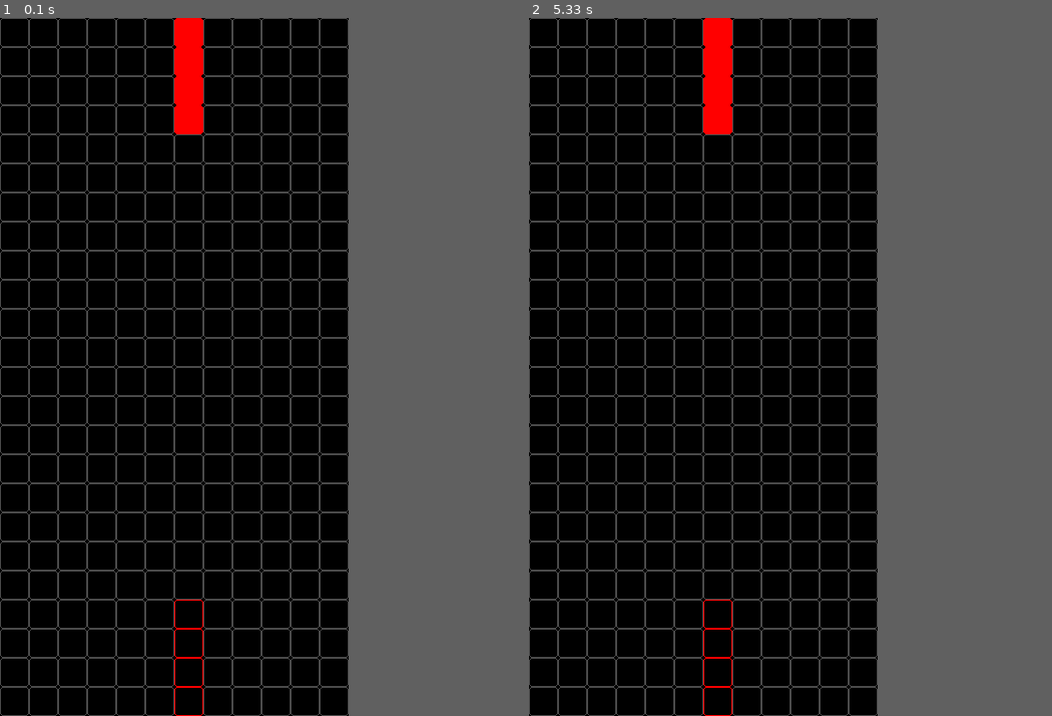
Above: before the commit, frames 1-2 (left to right).
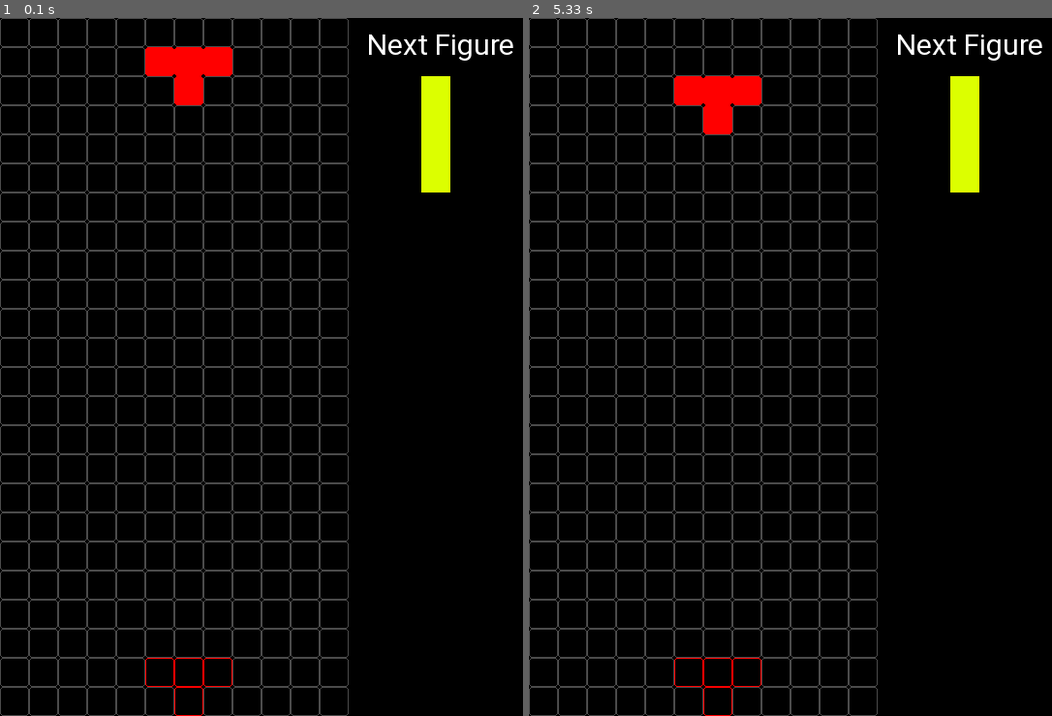
Above: after the commit, the same moments.

Repository: Jacobsen1/Tetris
Game: pygame game, started from main.py
Same seed, same stepped clock (60 frames per second), same inputs: the game is played once before the commit and once after it.
Inputs:
- Up to frame 1 (0.1 s): no input
- Up to frame 2 (5.33 s): tap Enter at 0.33 s
The window is 360x720 before the commit and 540x720 after it. Grey fills any space a smaller window leaves; there, only what the larger window draws over its background counts as a difference.

The runs differ from the first frame. In frame 1, 2.3% of the frame differs, in the area x 27-99%, y 0-96%; in frame 2, 2.3%.

Commit message:
Added section to show next figure and checking for lose

Diff:
--- a/Figures.py
+++ b/Figures.py
@@ -129,10 +129,12 @@
     def __init__(self) -> None:
         self.finished_figures = []
         self.current_letter = ''
+        self.next_letter = rnd.choice(list(figure_matrices.keys()))
         self.current_rot = 0
 
     def select_figure(self):
-        self.current_letter = rnd.choice(list(figure_matrices.keys()))
+        self.current_letter = self.next_letter
+        self.next_letter = rnd.choice(list(figure_matrices.keys()))
         self.current_rot = 0
         return 0, 5, figure_matrices[self.current_letter][self.current_rot]
 
@@ -143,3 +145,6 @@
 
     def get_next_fig_mat(self):
         return figure_matrices[self.current_letter][(self.current_rot + 1) % len(figure_matrices[self.current_letter])]
+
+    def get_next_fig(self):
+        return figure_matrices[self.next_letter][0]
--- a/game.py
+++ b/game.py
@@ -2,32 +2,33 @@
 import random as rnd
 from Fig import Fig
 import copy
+
 
 colors = [(255, 0, 0), (220, 255, 0), (0, 255, 50),
           (0, 0, 255), (0, 200, 255), (190, 0, 255)]
 
 
 class Game:
-    def __init__(self, BOARD_WIDTH, BOARD_HEIGHT, CELL_SIZE) -> None:
+    def __init__(self, settings) -> None:
         self.grid = []
         self.finished_figures = []
-        self.CELL_SIZE = CELL_SIZE
         self.color_ind = -1
         self.current_color = -1
+        self.settings = settings
 
-        for i in range(BOARD_HEIGHT):
+        for i in range(settings.BOARD_HEIGHT):
             grid_row = []
-            for j in range(BOARD_WIDTH + 1):
+            for j in range(settings.BOARD_WIDTH + 1):
                 grid_row.append(Fig((75, 75, 75), 1, 3))
             self.grid.append(grid_row)
-        for i in range(BOARD_WIDTH):
+        for i in range(settings.BOARD_WIDTH):
             self.finished_figures.append(
-                pg.Rect((BOARD_HEIGHT)*CELL_SIZE, i * CELL_SIZE, CELL_SIZE, CELL_SIZE))
-        for i in range(BOARD_HEIGHT):
+                pg.Rect((settings.BOARD_HEIGHT)*settings.CELL_SIZE, i * settings.CELL_SIZE, settings.CELL_SIZE, settings.CELL_SIZE))
+        for i in range(settings.BOARD_HEIGHT):
             self.finished_figures.append(
-                pg.Rect(i * CELL_SIZE, -CELL_SIZE, CELL_SIZE, CELL_SIZE))
+                pg.Rect(i * settings.CELL_SIZE, -settings.CELL_SIZE, settings.CELL_SIZE, settings.CELL_SIZE))
             self.finished_figures.append(
-                pg.Rect(i * CELL_SIZE, (BOARD_WIDTH)*CELL_SIZE, CELL_SIZE, CELL_SIZE))
+                pg.Rect(i * settings.CELL_SIZE, (settings.BOARD_WIDTH)*settings.CELL_SIZE, settings.CELL_SIZE, settings.CELL_SIZE))
 
     def set_new_color(self):
         self.color_ind += 1
@@ -39,13 +40,13 @@
                 if(e == 1):
                     self.grid[x+i][y+j] = Fig(self.current_color, 0, 3, is_fig=True)
 
-    def draw(self, screen):
+    def draw(self, game_screen):
 
         for i, row in enumerate(self.grid):
             for j, fig in enumerate(row):
-                rect = pg.Rect(j * self.CELL_SIZE, i *
-                               self.CELL_SIZE, self.CELL_SIZE, self.CELL_SIZE)
-                pg.draw.rect(screen, fig.color, rect,
+                rect = pg.Rect(j * self.settings.CELL_SIZE, i *
+                               self.settings.CELL_SIZE, self.settings.CELL_SIZE, self.settings.CELL_SIZE)
+                pg.draw.rect(game_screen, fig.color, rect,
                              fig.border, fig.border_rad)
 
     def update_fig(self, x, y, fig_mat, dir):
@@ -77,18 +78,22 @@
         for i, row in enumerate(fig_mat):
             for j, e in enumerate(row):
                 if(e == 1):
-                    cur_fig.append(pg.Rect((x+i)*self.CELL_SIZE, (y+j)*self.CELL_SIZE, self.CELL_SIZE, self.CELL_SIZE))
+                    cur_fig.append(pg.Rect((x+i)*self.settings.CELL_SIZE, (y+j)*self.settings.CELL_SIZE, self.settings.CELL_SIZE, self.settings.CELL_SIZE))
 
         for rect in cur_fig:
             rect = rect.copy()
             if dir == "DOWN":
-                rect.x += self.CELL_SIZE
+                rect.x += self.settings.CELL_SIZE
             elif dir == "LEFT":
-                rect.y -= self.CELL_SIZE
+                rect.y -= self.settings.CELL_SIZE
             elif dir == "RIGHT":
-                rect.y += self.CELL_SIZE
+                rect.y += self.settings.CELL_SIZE
             if rect.collidelist(self.finished_figures) != -1:
                 if dir == "DOWN":
+                    for rect in cur_fig:
+                        if rect.x <= 0:
+                            print("YOU LOST")
+                            self.settings.GAME_STATE.CURRENT = self.settings.GAME_STATE.LOST
                     self.finished_figures += cur_fig
                     for i, row in enumerate(fig_mat):
                         for j, e in enumerate(row):
@@ -130,7 +135,7 @@
         for i, row in enumerate(fig_mat):
             for j, e in enumerate(row):
                 if e == 1:
-                    cur_fig.append(pg.Rect((x+i)*self.CELL_SIZE, (y+j)*self.CELL_SIZE, self.CELL_SIZE, self.CELL_SIZE))
+                    cur_fig.append(pg.Rect((x+i)*self.settings.CELL_SIZE, (y+j)*self.settings.CELL_SIZE, self.settings.CELL_SIZE, self.settings.CELL_SIZE))
 
         collided = False
         figx = x
@@ -145,9 +150,17 @@
             else:
                 figx += 1
                 for rect in cur_fig:
-                    rect.x += self.CELL_SIZE
+                    rect.x += self.settings.CELL_SIZE
 
         return -1
+
+    def draw_next_fig(self, next_fig_screen, next_fig_mat):
+        x, y = 1.5 * self.settings.CELL_SIZE, len(next_fig_mat) * self.settings.CELL_SIZE / 2
+        for i, row in enumerate(next_fig_mat):
+            for j, e in enumerate(row):
+                if(e == 1):
+                    rect = pg.Rect(j * self.settings.CELL_SIZE + x, i * self.settings.CELL_SIZE + y, self.settings.CELL_SIZE, self.settings.CELL_SIZE)
+                    pg.draw.rect(next_fig_screen, colors[(self.color_ind + 1) % len(colors)], rect)
 
 
 
--- a/main.py
+++ b/main.py
@@ -1,24 +1,21 @@
 #!/usr/bin/python3
-import sys
 import pygame as pg
 from Figures import Figures
-from pygame import draw
 from pygame.constants import KEYUP
 from game import Game
+import settings
 
+settings.init()
 pg.init()
 
-BOARD_WIDTH = 12
-BOARD_HEIGHT = 24
-CELL_SIZE = 30
-CELL = (30, 30)
-BLACK = (0,   0,   0)
 
+main_screen = pg.display.set_mode((settings.WINDOW_SIZE))
+game_screen = pg.surface.Surface(settings.GAME_SIZE)
+next_fig_screen = pg.surface.Surface((settings.WINDOW_WIDTH-settings.GAME_WIDTH, settings.WINDOW_WIDTH-settings.GAME_WIDTH))
 
-size = width, height = BOARD_WIDTH * CELL_SIZE, BOARD_HEIGHT * CELL_SIZE
-game = Game(BOARD_WIDTH, BOARD_HEIGHT, CELL_SIZE)
 figures = Figures()
-screen = pg.display.set_mode(size)
+game = Game(settings)
+
 
 
 def check_events(event, x, y, fig_mat):
@@ -29,48 +26,71 @@
     elif event.scancode == 81 and game.check_collision(x, y, fig_mat):
         x, y = game.update_fig(x, y, fig_mat, "DOWN")
     elif event.scancode == 82 and game.check_collision(x, y, figures.get_next_fig_mat(), "ROTATE"):
+        pg.key.set_repeat(0)
         fig_mat = figures.rotate()
         game.rotate(x, y, fig_mat)
     elif event.scancode == 41:
-        pg.quit()
+        settings.GAME_STATE.CURRENT = settings.GAME_STATE.QUIT
     return x, y, fig_mat
 
+def main_draw_events(x, y, fig_mat):
+    game_screen.fill((0,   0,   0))
+    next_fig_screen.fill((0,   0,   0))
+    game.draw(game_screen)
+    game.draw_outlines(x, y, fig_mat)
+    game.draw_next_fig(next_fig_screen, figures.get_next_fig())
 
-x, y = -1, -1
-done = False
+    next_fig_screen.blit(textsurface, ((settings.WINDOW_WIDTH-settings.GAME_WIDTH)/2 - myfont.size('Some Text')[0]/2,10))
+
+    #Adds the game_screen to the main screen
+    main_screen.blit(game_screen, (0,0))
+    #Adds the next_fig_screen to the main screen
+    main_screen.blit(next_fig_screen, (settings.GAME_WIDTH, 0))
+
+    pg.display.flip()
+    return x, y, fig_mat
+
+myfont = pg.font.SysFont('Roboto', 30)
+textsurface = myfont.render('Next Figure', True, (255, 255, 255))
+
+game.set_new_color()
+x, y, fig_mat = figures.select_figure()
+game.set_figure(x, y, fig_mat)
 fall_speed = 0.6
 fall_time = 0
 clock = pg.time.Clock()
-while not done:
 
-    fall_time += clock.get_rawtime()
-    clock.tick(30)
-    if fall_time/1000 > fall_speed:
-        fall_time = 0
-        x, y = game.update_fig(x, y, fig_mat, "DOWN")
-    if(x == -1 and y == -1):
-        print("Start")
-        game.set_new_color()
-        x, y, fig_mat = figures.select_figure()
-        game.set_figure(x, y, fig_mat)
-    for event in pg.event.get():
-        if event.type == pg.QUIT:
-            done = True
-        if event.type == pg.KEYDOWN:
-            x, y, fig_mat = check_events(event, x, y, fig_mat)
+while settings.GAME_STATE.CURRENT != settings.GAME_STATE.QUIT:
+    if(settings.GAME_STATE.CURRENT == settings.GAME_STATE.PLAYING):
+        # FALL SPEED
+        fall_time += clock.get_rawtime()
+        clock.tick()
+        if fall_time/1000 > fall_speed:
+            fall_time = 0
+            x, y = game.update_fig(x, y, fig_mat, "DOWN")
 
+        # EVENTS
+        for event in pg.event.get():
+            if event.type == pg.QUIT:
+                settings.GAME_STATE.CURRENT = settings.GAME_STATE.QUIT
+            if event.type == pg.KEYDOWN:
+                    pg.key.set_repeat(500, 50)
+                    x, y, fig_mat = check_events(event, x, y, fig_mat)
 
-    if not game.check_collision(x, y, fig_mat):
-        game.set_new_color()
-        x, y, fig_mat = figures.select_figure()
-        game.set_figure(x, y, fig_mat)
+        # SELECTING NEW FIGURE WHEN COLLISION IS DETECTED
+        if not game.check_collision(x, y, fig_mat):
+            game.set_new_color()
+            x, y, fig_mat = figures.select_figure()
+            game.set_figure(x, y, fig_mat)
 
-    #Starts drawing
-    screen.fill(BLACK)
+        # DRAWING
+        x, y, fig_mat = main_draw_events(x, y, fig_mat)
 
-    game.draw(screen)
-    game.draw_outlines(x, y, fig_mat)
-    pg.display.flip()
-
+    elif settings.GAME_STATE.CURRENT == settings.GAME_STATE.LOST:
+        clock.tick(1)
+        main_draw_events(x, y, fig_mat)
+        for event in pg.event.get():
+            if event.scancode == 41:
+                settings.GAME_STATE.CURRENT = settings.GAME_STATE.QUIT
 
 pg.quit()
--- /dev/null
+++ b/settings.py
@@ -0,0 +1,24 @@
+class game_states:
+    CURRENT = 0
+    PLAYING = 0
+    LOST = 1
+    QUIT = 2
+
+def init():
+    global BOARD_WIDTH
+    global BOARD_HEIGHT
+    global CELL_SIZE
+    global WINDOW_SIZE
+    global WINDOW_WIDTH
+    global WINDOW_HEIGHT
+    global GAME_SIZE
+    global GAME_WIDTH
+    global GAME_HEIGHT
+    global GAME_STATE
+
+    GAME_STATE = game_states()
+    BOARD_WIDTH = 12
+    BOARD_HEIGHT = 24
+    CELL_SIZE = 30
+    WINDOW_SIZE = WINDOW_WIDTH, WINDOW_HEIGHT = 540, BOARD_HEIGHT * CELL_SIZE
+    GAME_SIZE = GAME_WIDTH, GAME_HEIGHT = BOARD_WIDTH * CELL_SIZE, WINDOW_HEIGHT #360, 720
